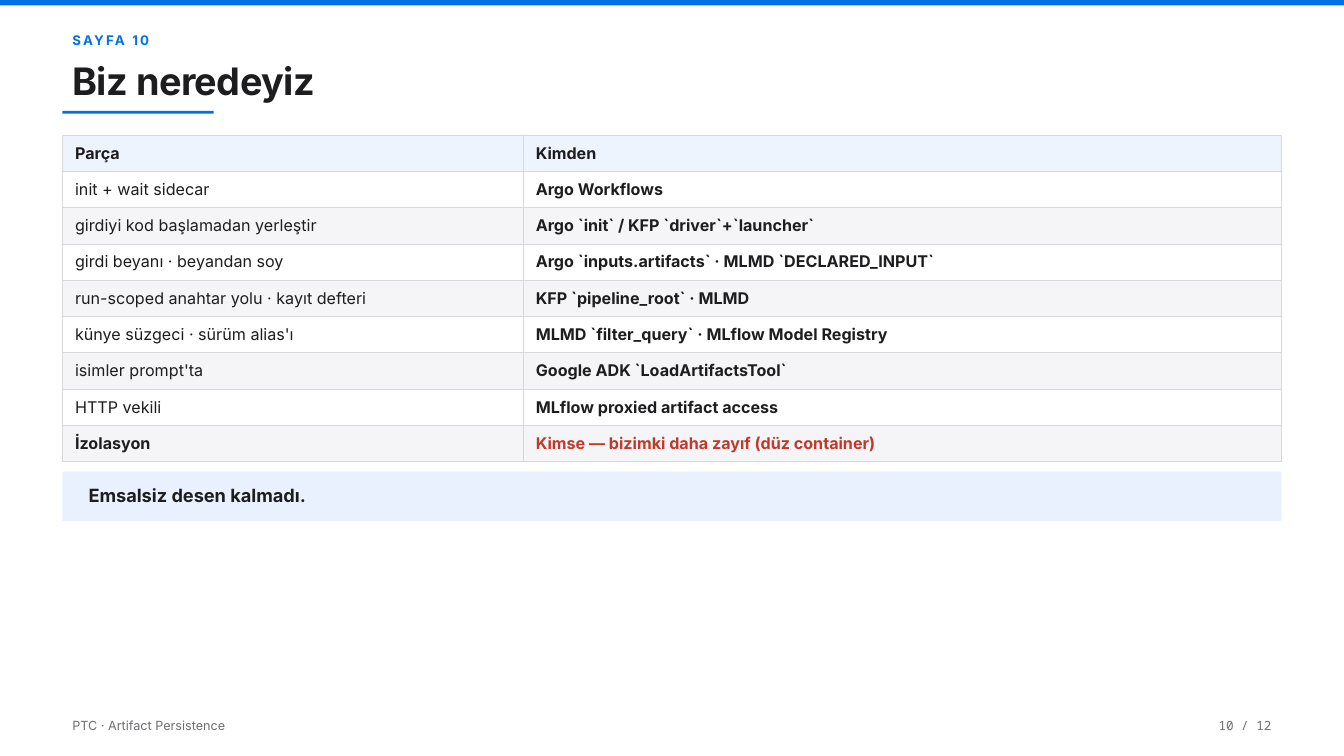
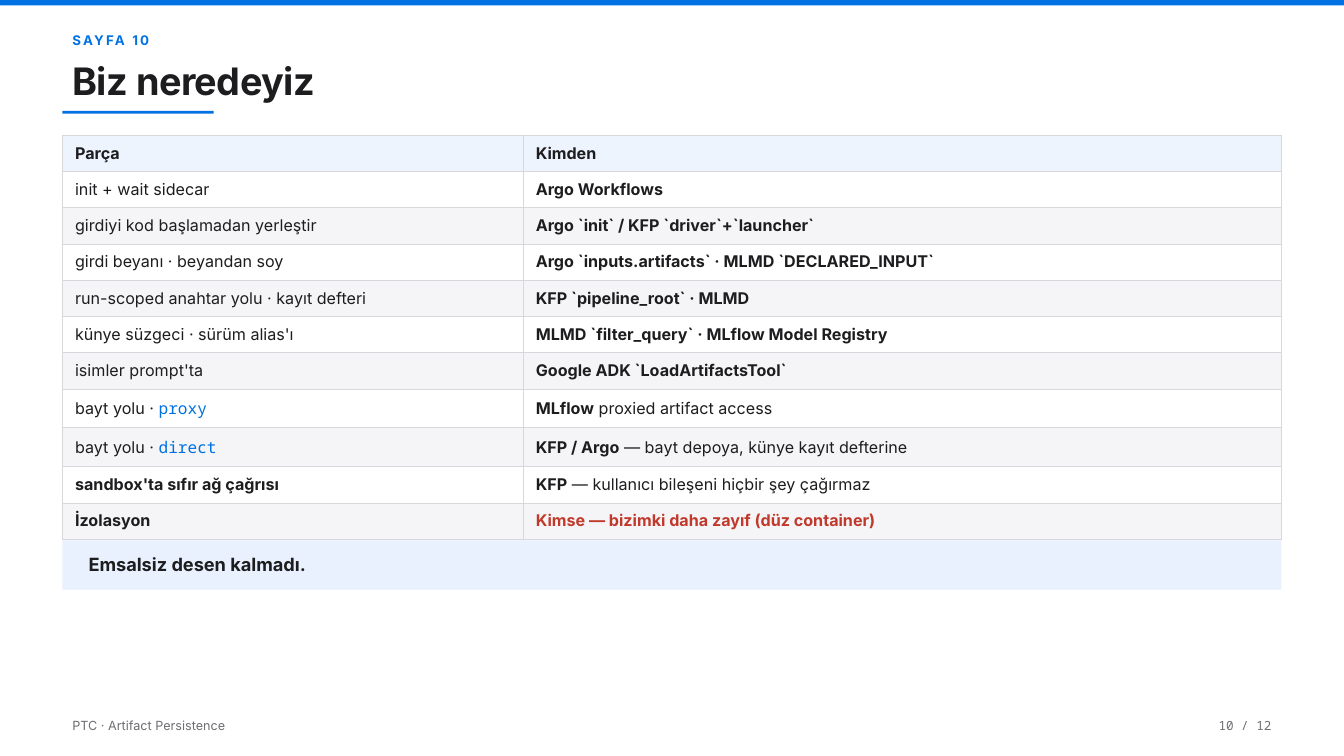
Before and after one commit to AltanReisoglu/Data-Science-Reports, a slide deck: slide 13 of ptc_art/PTC_Sunum_Karsilastirma.pptx (slide 11 before the commit). Drawn at 1344x756 pixels with LibreOffice and Linux fonts; fonts in the diff are those of the drawing. Boxes give left, top, right and bottom in pixels: in the first picture for what was removed or moved away, otherwise in the second. Text is boxed around its words. In the diff, an @@ line names an element or a change of style, - is before the commit and + after.

```diff
--- a/ptc_art/PTC_Sunum_Karsilastirma.pptx
+++ b/ptc_art/PTC_Sunum_Karsilastirma.pptx
@@ table at bbox=[63, 135, 1281, 534] @@
-row 8: HTTP vekili | MLflow proxied artifact access
+row 8: bayt yolu · proxy | MLflow proxied artifact access
+row 9: bayt yolu · direct | KFP / Argo — bayt depoya, künye kayıt defterine
+row 10: sandbox'ta sıfır ağ çağrısı | KFP — kullanıcı bileşeni hiçbir şey çağırmaz
@@ rectangle: place and size @@
-rectangle at bbox=[63, 472, 1281, 521]
+rectangle at bbox=[63, 540, 1281, 590]
@@ text "Emsalsiz desen kalmadı.": place and size @@
-text "Emsalsiz desen kalmadı." at bbox=[89, 488, 306, 502]
+text "Emsalsiz desen kalmadı." at bbox=[89, 557, 306, 571]
```
Also in this commit, not shown: 6 other slides changed, 2 slides added, 6 other files.
